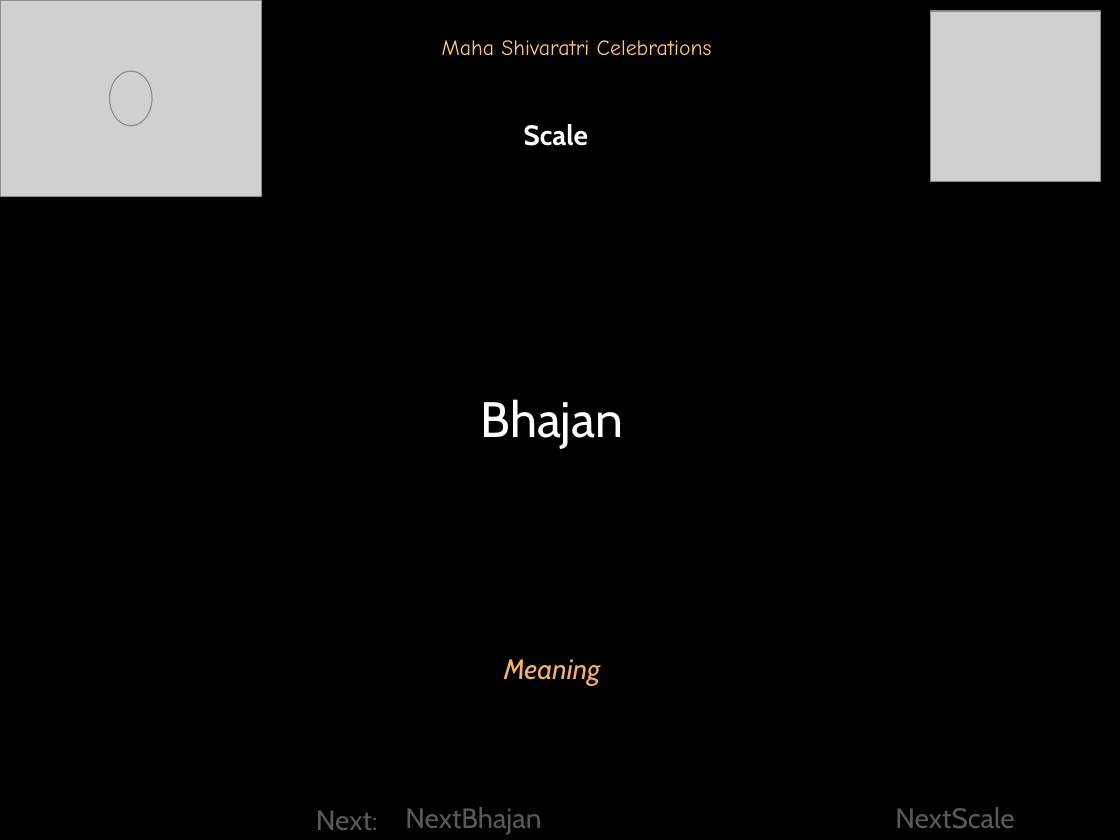
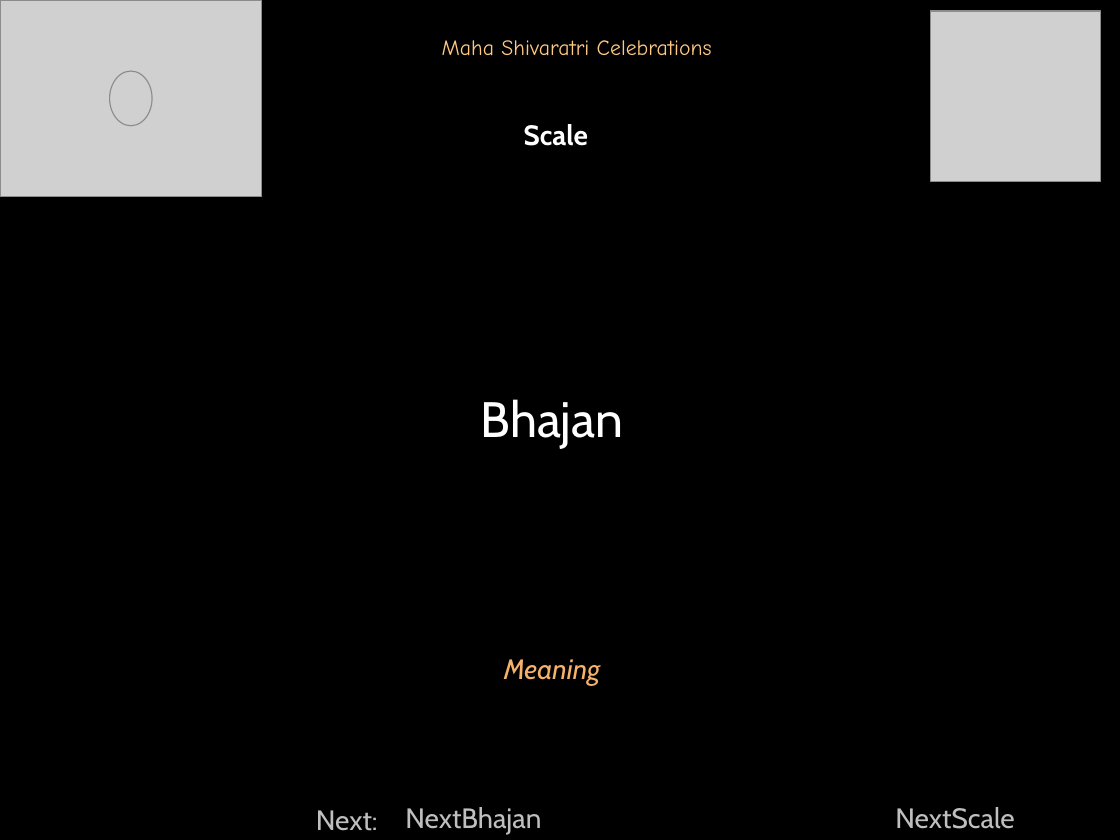
Before and after one commit to rkanadam/saibhajanmaker, a slide deck: slide 1 of WebContent/WEB-INF/templates/Shivaratri2019/master.pptx. Drawn at 1120x840 pixels with LibreOffice and Linux fonts; fonts in the diff are those of the drawing; grey boxes stand for pictures. Boxes give left, top, right and bottom in pixels: in the first picture for what was removed or moved away, otherwise in the second. Text is boxed around its words. In the diff, an @@ line names an element or a change of style, - is before the commit and + after.

```diff
--- a/WebContent/WEB-INF/templates/Shivaratri2019/master.pptx
+++ b/WebContent/WEB-INF/templates/Shivaratri2019/master.pptx
@@ text colour #595959 to #BFBFBF in 3 elements at [895,807,1014,829], [405,807,541,835], [316,810,378,831] @@
```
